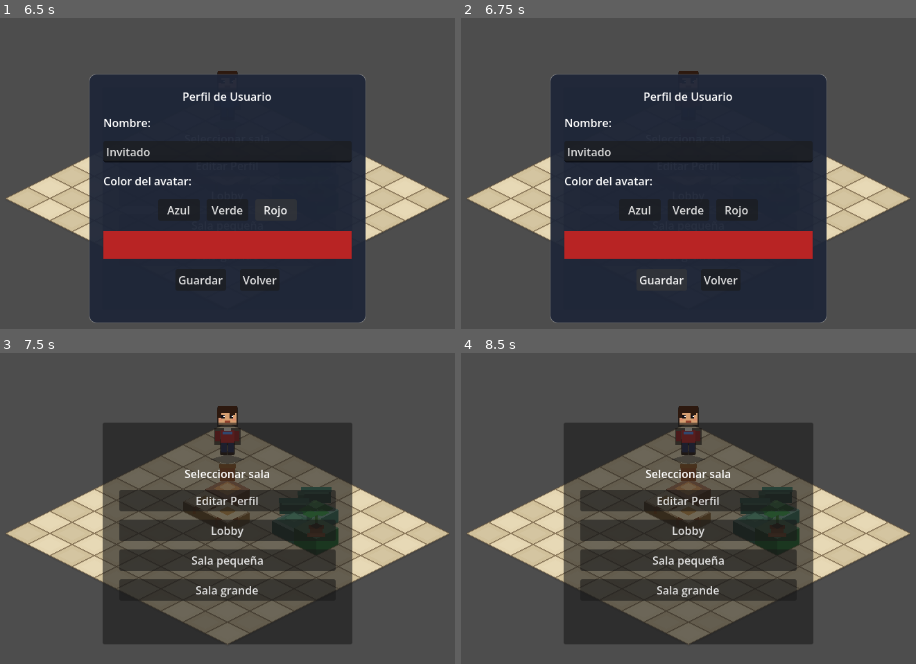
Above: before the commit, frames 1-4 (two rows, left to right).
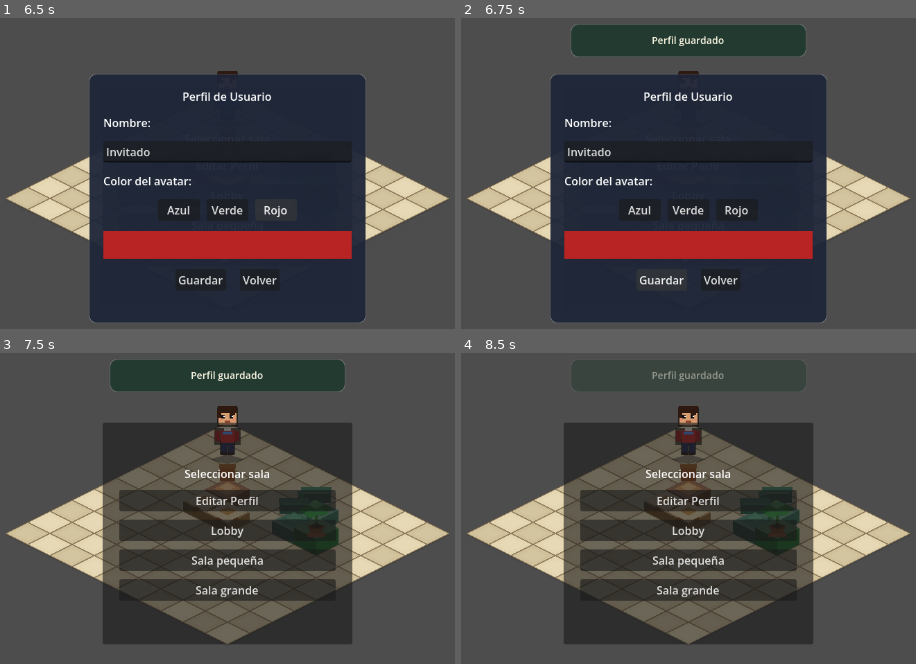
Above: after the commit, the same moments.

Repository: tebyl/KabboLive
Game: Godot game, scene res://scenes/main.tscn
The game is run twice, just before and just after one commit, with the same random seed, the same clock (stepped at 60 frames per second) and the same inputs.
Inputs (mouse positions are in pixels of both pictures, inside the frame that each line leads up to):
- Up to frame 1 (6.5 s): click "Entrar al hotel" at 0.5 s; click "Editar Perfil" at 1.25 s; click "Lobby" at 2 s; click "Sala pequeña" at 2.75 s; click "Sala grande" at 3.5 s; click "Azul" at 4.25 s; click "Verde" at 5 s; click "Rojo" at 5.75 s
- Up to frame 2 (6.75 s): click "Guardar" at 6.5 s
- Up to frame 3 (7.5 s): click "Volver" at 7.25 s
- Up to frame 4 (8.5 s): tap Enter at 8 s; move the mouse to (865, 511) at 8.02 s; hold D from 8.03 s (still down); tap L at 8.1 s; click (865, 511) at 8.17 s; tap R at 8.3 s

Frame 1 is identical in both runs. In frame 2, 5.1% of the frame differs, in the area x 24-76%, y 2-13%; in frame 3, 5.1%; in frame 4, 0.2%.

Commit message:
Add visual action confirmations

Diff:
--- a/scripts/furniture/FurnitureManager.gd
+++ b/scripts/furniture/FurnitureManager.gd
@@ -140,6 +140,8 @@
 	furniture_items.append(furniture)
 	pathfinding_manager.mark_furniture_solid(furniture, true)
 	redraw()
+	if visual_factory != null and visual_factory.has_method("play_place_pop"):
+		visual_factory.play_place_pop(furniture)
 	return true
 
 
--- a/scripts/furniture/FurnitureVisualFactory.gd
+++ b/scripts/furniture/FurnitureVisualFactory.gd
@@ -21,6 +21,47 @@
 		draw_furniture(furniture)
 
 	draw_selected_furniture_marker(items, selected_index)
+
+
+func play_place_pop(furniture: RefCounted) -> void:
+	if blocks_node == null or iso_grid == null or furniture == null:
+		return
+	var valid_cells: Array[Vector2i] = []
+	for cell: Vector2i in furniture.get_occupied_cells():
+		if iso_grid.is_valid_cell(cell):
+			valid_cells.append(cell)
+	if valid_cells.is_empty():
+		return
+
+	var center: Vector2 = Vector2.ZERO
+	var max_z: int = -999999
+	for cell: Vector2i in valid_cells:
+		center += iso_grid.grid_to_iso(cell)
+		max_z = maxi(max_z, iso_grid.get_draw_z_index(cell))
+	center /= float(valid_cells.size())
+
+	var root: Node2D = Node2D.new()
+	root.name = "PlacePop"
+	root.position = center
+	root.scale = Vector2(0.85, 0.85)
+	root.z_index = max_z + 12
+	root.z_as_relative = false
+	blocks_node.add_child(root)
+
+	for cell: Vector2i in valid_cells:
+		var flash: Polygon2D = Polygon2D.new()
+		flash.polygon = iso_grid.get_iso_diamond_polygon()
+		flash.position = iso_grid.grid_to_iso(cell) - center + Vector2(0.0, -get_furniture_height(furniture.type))
+		flash.color = Color(1.0, 0.96, 0.55, 0.34)
+		flash.z_index = 0
+		root.add_child(flash)
+
+	var tween: Tween = root.create_tween()
+	tween.tween_property(root, "scale", Vector2(1.05, 1.05), 0.10)
+	tween.parallel().tween_property(root, "modulate:a", 0.72, 0.10)
+	tween.tween_property(root, "scale", Vector2.ONE, 0.08)
+	tween.parallel().tween_property(root, "modulate:a", 0.0, 0.14)
+	tween.tween_callback(Callable(root, "queue_free"))
 
 
 func draw_furniture(furniture) -> void:
--- a/scripts/main/Main.gd
+++ b/scripts/main/Main.gd
@@ -183,17 +183,21 @@
 							game_ui.update_furniture_inspector(moved)
 						hide_placement_preview()
 						game_ui.set_status_message("Mueble movido")
+						_show_toast("Mueble movido", "success")
 					else:
 						update_placement_preview()
+						_show_toast("No se puede mover aquí", "error")
 						game_ui.set_status_message("No se puede mover ahí")
 				elif inventory_manager.has_selected_furniture():
 					var new_furniture: RefCounted = inventory_manager.create_selected_furniture_at(cell)
 					if new_furniture:
 						if furniture_manager.can_place_furniture(new_furniture, -1) and furniture_manager.place_furniture(new_furniture):
 							game_ui.set_status_message("Mueble colocado")
+							_show_toast(_get_furniture_placed_message(str(new_furniture.get("type"))), "success")
 							update_placement_preview()
 						else:
 							update_placement_preview()
+							_show_toast("No se puede colocar aquí", "error")
 							game_ui.set_status_message("No se puede colocar ahí")
 				else:
 					var items_at_cell: Array = furniture_manager.get_furniture_items_at_cell(cell)
@@ -244,9 +248,12 @@
 	enter_state(GameState.ROOM_SELECT)
 
 func on_save_profile(new_name, new_color):
-	player_profile_manager.update_profile(new_name, new_color)
-	chat_manager.set_player_name(new_name)
-	player_controller.update_avatar_color(new_color)
+	if player_profile_manager.update_profile(new_name, new_color):
+		chat_manager.set_player_name(player_profile_manager.player_name)
+		player_controller.update_avatar_color(player_profile_manager.avatar_color)
+		_show_toast("Perfil guardado", "success")
+	else:
+		_show_toast("Nombre inválido", "error")
 
 func handle_key_press(keycode):
 	match keycode:
@@ -288,6 +295,7 @@
 			if current_state == GameState.IN_ROOM:
 				var loaded_rooms = room_save_service.load_rooms(Callable(game_ui, "report_status"))
 				room_manager.apply_saved_rooms(loaded_rooms.get("rooms", []))
+				var load_status: StringName = StringName(loaded_rooms.get("status", &"missing"))
 				var current_room = room_manager.get_current_room()
 				if current_room:
 					furniture_manager.replace_furniture_items(current_room.furniture_items, Callable(game_ui, "report_status"))
@@ -295,6 +303,12 @@
 					hide_placement_preview()
 					if npc_manager != null:
 						npc_manager.reapply_pathfinding_solid()
+				if load_status == &"ok":
+					_show_toast("Sala cargada", "success")
+				elif load_status == &"missing":
+					_show_toast("No hay sala guardada", "warning")
+				else:
+					_show_toast("No se pudo cargar", "error")
 		KEY_1:
 			if current_state == GameState.IN_ROOM:
 				inventory_manager.select_type("chair")
@@ -337,15 +351,18 @@
 						if rotated != null:
 							game_ui.update_furniture_inspector(rotated)
 						game_ui.set_status_message("Mueble rotado")
+						_show_toast("Mueble rotado", "success")
 					else:
 						game_ui.set_furniture_inspector_message("No se puede rotar aquí")
 						game_ui.set_status_message("No se puede rotar aquí")
+						_show_toast("No se puede rotar aquí", "error")
 		KEY_DELETE:
 			if current_state == GameState.IN_ROOM:
 				if furniture_manager.has_selected_placed_furniture():
 					if furniture_manager.delete_selected_furniture():
 						game_ui.hide_furniture_inspector()
 						game_ui.set_status_message("Mueble eliminado")
+						_show_toast("Mueble eliminado", "success")
 		KEY_F1:
 			if current_state == GameState.IN_ROOM:
 				switch_room("lobby")
@@ -364,6 +381,21 @@
 		"plant": return "Planta"
 		"rug":   return "Alfombra"
 	return furniture_type
+
+
+func _get_furniture_placed_message(furniture_type: String) -> String:
+	match furniture_type:
+		"chair": return "Silla colocada"
+		"table": return "Mesa colocada"
+		"sofa": return "Sofá colocado"
+		"plant": return "Planta colocada"
+		"rug": return "Alfombra colocada"
+	return _get_furniture_display_name(furniture_type) + " colocado"
+
+
+func _show_toast(message: String, kind: String = "info") -> void:
+	if game_ui != null and game_ui.has_method("show_toast"):
+		game_ui.show_toast(message, kind)
 
 
 func on_catalog_selected(furniture_type: String) -> void:
@@ -393,9 +425,11 @@
 			if rotated != null:
 				game_ui.update_furniture_inspector(rotated)
 			game_ui.set_status_message("Mueble rotado")
+			_show_toast("Mueble rotado", "success")
 		else:
 			game_ui.set_furniture_inspector_message("No se puede rotar aquí")
 			game_ui.set_status_message("No se puede rotar aquí")
+			_show_toast("No se puede rotar aquí", "error")
 
 
 func _on_inspector_delete() -> void:
@@ -403,6 +437,7 @@
 		if furniture_manager.delete_selected_furniture():
 			game_ui.hide_furniture_inspector()
 			game_ui.set_status_message("Mueble eliminado")
+			_show_toast("Mueble eliminado", "success")
 
 
 func _on_inspector_close() -> void:
@@ -546,7 +581,10 @@
 	var current_room = room_manager.get_current_room()
 	if current_room:
 		current_room.furniture_items = furniture_manager.get_furniture_items()
-		room_save_service.save_rooms(room_manager.get_all_rooms())
+		if room_save_service.save_rooms(room_manager.get_all_rooms()):
+			_show_toast("Sala guardada", "success")
+		else:
+			_show_toast("No se pudo guardar", "error")
 
 func switch_room(room_id):
 	hide_placement_preview()
--- a/scripts/ui/GameUI.gd
+++ b/scripts/ui/GameUI.gd
@@ -38,6 +38,9 @@
 var npc_bubble_timer: float = 0.0
 var npc_bubble_visible: bool = false
 var inventory_panel: PanelContainer
+var toast_panel: PanelContainer
+var toast_label: Label
+var toast_tween: Tween
 
 var catalog_panel: PanelContainer
 var _catalog_tab_hbox: HBoxContainer
@@ -105,6 +108,7 @@
 	_build_furniture_inspector()
 	_build_furniture_catalog()
 	_build_overlap_selector()
+	_build_toast_panel()
 
 
 func _build_main_menu() :
@@ -1039,6 +1043,7 @@
 		inventory_panel.visible = false
 	hide_chat_bubble()
 	hide_npc_bubble()
+	hide_toast()
 	hide_furniture_catalog()
 	hide_furniture_inspector()
 	hide_overlap_selector()
@@ -1055,6 +1060,7 @@
 		inventory_panel.visible = false
 	hide_chat_bubble()
 	hide_npc_bubble()
+	hide_toast()
 	hide_furniture_catalog()
 	hide_furniture_inspector()
 	hide_overlap_selector()
@@ -1205,6 +1211,81 @@
 	npc_bubble_timer = 0.0
 	if npc_bubble_panel != null:
 		npc_bubble_panel.visible = false
+
+
+func _build_toast_panel() -> void:
+	toast_panel = PanelContainer.new()
+	toast_panel.name = "ToastPanel"
+	toast_panel.anchor_left = 0.5
+	toast_panel.anchor_top = 0.0
+	toast_panel.anchor_right = 0.5
+	toast_panel.anchor_bottom = 0.0
+	toast_panel.offset_left = -170.0
+	toast_panel.offset_top = 72.0
+	toast_panel.offset_right = 170.0
+	toast_panel.offset_bottom = 120.0
+	toast_panel.visible = false
+	toast_panel.mouse_filter = Control.MOUSE_FILTER_IGNORE
+	toast_panel.add_theme_stylebox_override("panel", _make_panel_style(_get_toast_color("info")))
+	ui_layer.add_child(toast_panel)
+
+	var margin: MarginContainer = MarginContainer.new()
+	margin.mouse_filter = Control.MOUSE_FILTER_IGNORE
+	margin.add_theme_constant_override("margin_left", 16)
+	margin.add_theme_constant_override("margin_top", 10)
+	margin.add_theme_constant_override("margin_right", 16)
+	margin.add_theme_constant_override("margin_bottom", 10)
+	toast_panel.add_child(margin)
+
+	toast_label = Label.new()
+	toast_label.horizontal_alignment = HORIZONTAL_ALIGNMENT_CENTER
+	toast_label.vertical_alignment = VERTICAL_ALIGNMENT_CENTER
+	toast_label.autowrap_mode = TextServer.AUTOWRAP_WORD_SMART
+	toast_label.add_theme_color_override("font_color", Color(1.0, 0.98, 0.90))
+	toast_label.add_theme_font_size_override("font_size", 14)
+	toast_label.mouse_filter = Control.MOUSE_FILTER_IGNORE
+	margin.add_child(toast_label)
+
+
+func show_toast(message: String, kind: String = "info") -> void:
+	if toast_panel == null or toast_label == null:
+		return
+	if toast_tween != null and toast_tween.is_valid():
+		toast_tween.kill()
+	toast_label.text = message
+	toast_panel.add_theme_stylebox_override("panel", _make_panel_style(_get_toast_color(kind)))
+	toast_panel.modulate.a = 1.0
+	toast_panel.visible = true
+	toast_panel.move_to_front()
+	toast_tween = toast_panel.create_tween()
+	toast_tween.tween_interval(1.8)
+	toast_tween.tween_property(toast_panel, "modulate:a", 0.0, 0.25)
+	toast_tween.tween_callback(Callable(self, "_finish_toast"))
+
+
+func hide_toast() -> void:
+	if toast_tween != null and toast_tween.is_valid():
+		toast_tween.kill()
+	toast_tween = null
+	_finish_toast()
+
+
+func _finish_toast() -> void:
+	toast_tween = null
+	if toast_panel != null:
+		toast_panel.visible = false
+		toast_panel.modulate.a = 1.0
+
+
+func _get_toast_color(kind: String) -> Color:
+	match kind:
+		"success":
+			return Color(0.12, 0.22, 0.18, 0.92)
+		"warning":
+			return Color(0.34, 0.22, 0.10, 0.94)
+		"error":
+			return Color(0.36, 0.11, 0.10, 0.94)
+	return Color(0.10, 0.13, 0.18, 0.92)
 
 
 func _make_panel_style(bg_color: Color) -> StyleBoxFlat:
